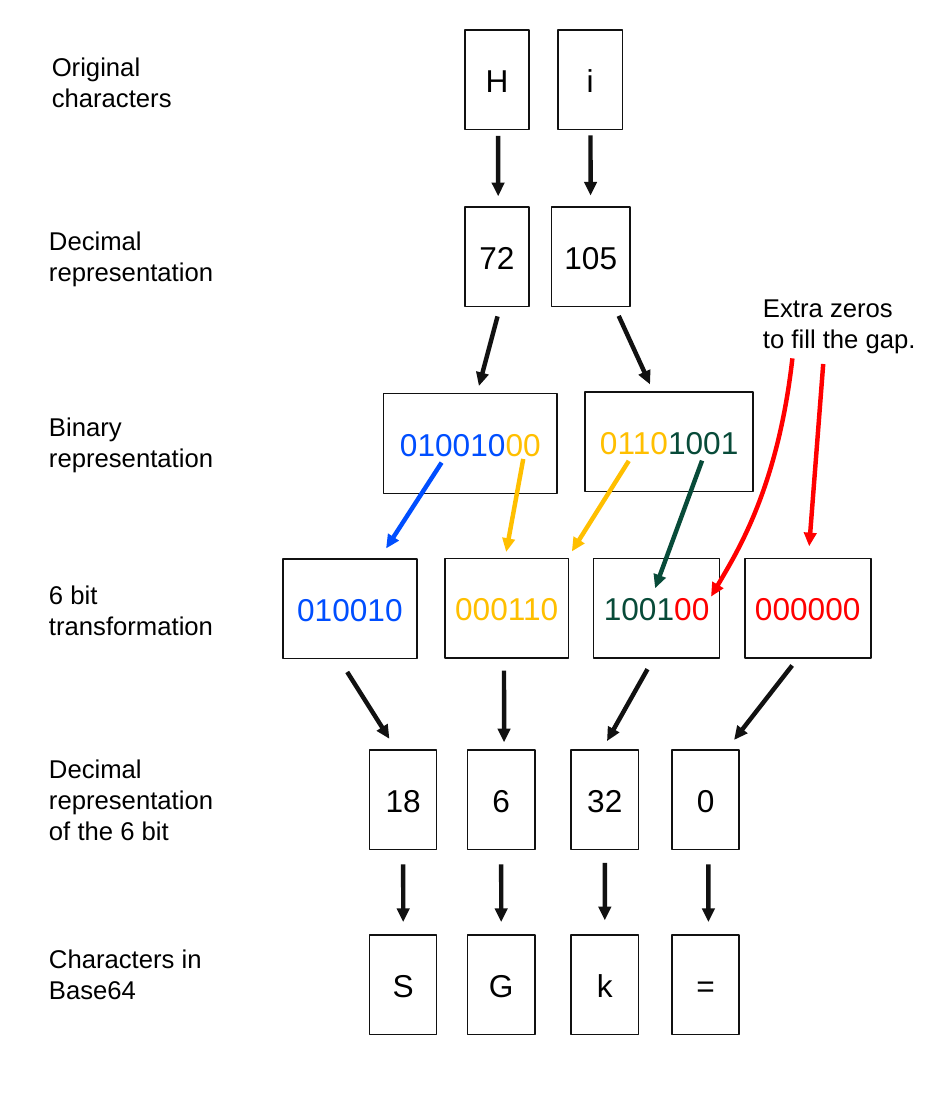
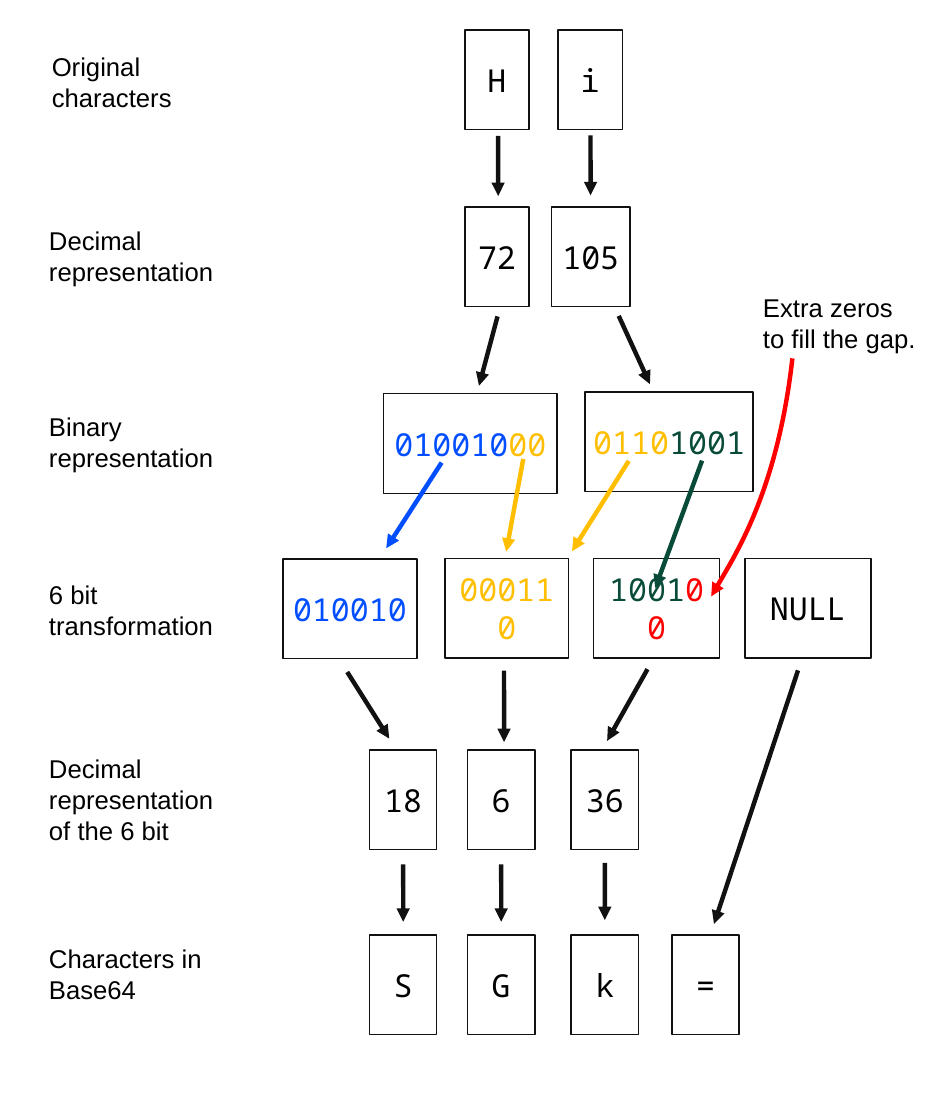
Before and after one commit to pedropark99/zig-book, a slide deck: slide 1 of Figures/Powerpoint/base64-encoder-flow.odp. Drawn at 952x1120 pixels with LibreOffice and Linux fonts; fonts in the diff are those of the drawing. Boxes give left, top, right and bottom in pixels: in the first picture for what was removed or moved away, otherwise in the second. Text is boxed around its words. In the diff, an @@ line names an element or a change of style, - is before the commit and + after.

```diff
--- a/Figures/Powerpoint/base64-encoder-flow.odp
+++ b/Figures/Powerpoint/base64-encoder-flow.odp
@@ arrow removed from (823, 364) to (809, 546) @@
@@ text in rectangle at [770, 597, 846, 621]: text changed; font Arial to Noto Sans Mono; text colour #FF0000 to #000000 @@
-000000
+NULL
@@ arrow moved from (792, 665) - (734, 739) to (798, 670) - (714, 924) @@
@@ rectangle removed at [672, 750, 739, 850] @@
-0
@@ text in rectangle at [586, 789, 624, 813]: text changed; font Arial to Noto Sans Mono @@
-32
+36
@@ arrow removed from (708, 865) to (708, 921) @@
@@ font Arial to Noto Sans Mono in 14 elements at [465, 30, 530, 129], [465, 207, 530, 306], [383, 394, 557, 493], [283, 559, 417, 658], [445, 558, 568, 658], [370, 750, 437, 850], [594, 558, 720, 658], [585, 392, 753, 491], [557, 30, 622, 129], [552, 207, 630, 306], [467, 750, 534, 850], [370, 934, 437, 1034], [467, 934, 534, 1034], [672, 934, 739, 1034] @@
```
Also in this commit, not shown: 1 other file.
